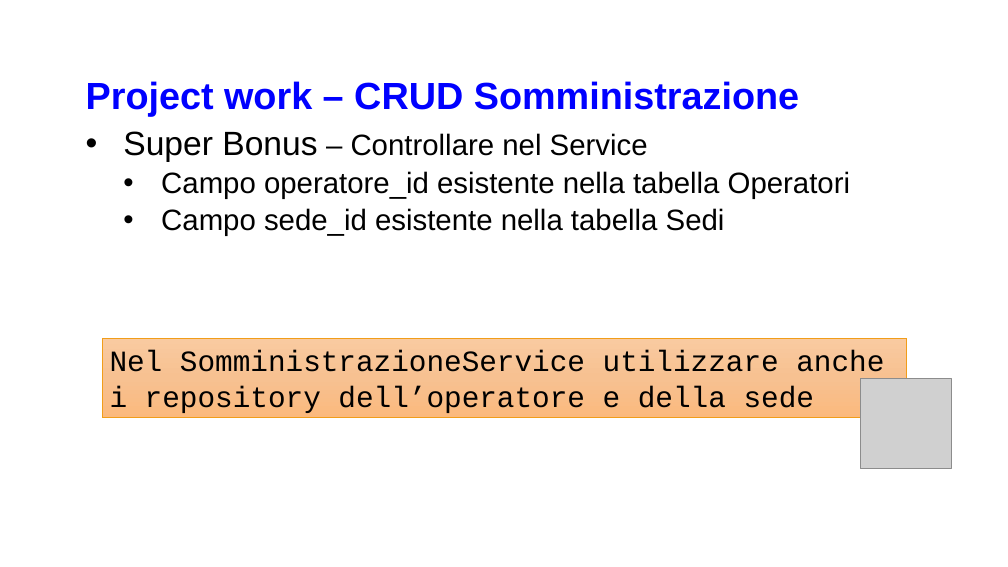
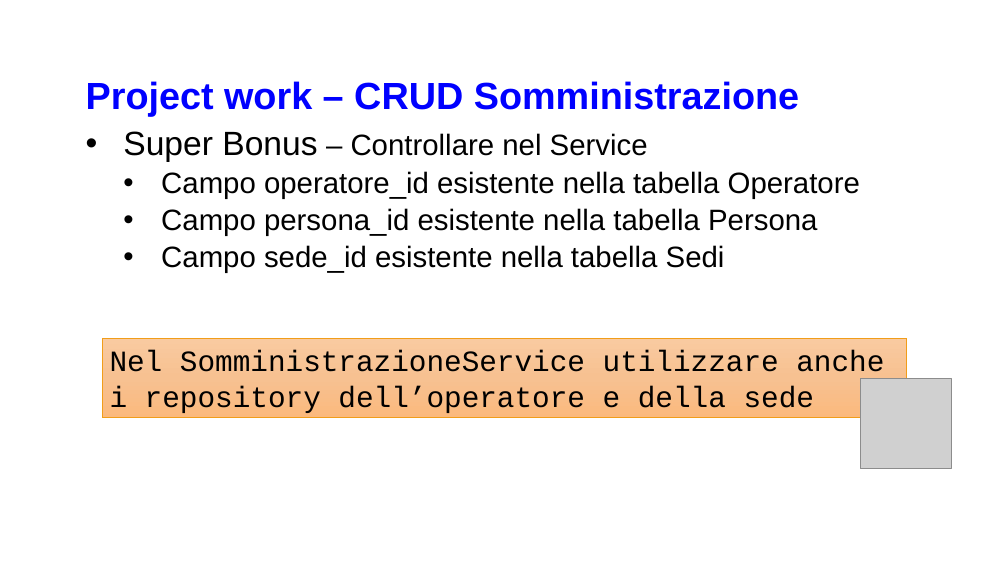
Before and after one commit to c-lillini/dotnet-backend, a slide deck: slide 23 of Backend Dot Net.pptx. Drawn at 1008x567 pixels with LibreOffice and Linux fonts; fonts in the diff are those of the drawing; grey boxes stand for pictures; background and template pictures are left out. Boxes give left, top, right and bottom in pixels: in the first picture for what was removed or moved away, otherwise in the second. Text is boxed around its words. In the diff, an @@ line names an element or a change of style, - is before the commit and + after.

Commit message:
Updated pptx.

```diff
--- a/Backend Dot Net.pptx
+++ b/Backend Dot Net.pptx
@@ text at bbox=[161, 171, 860, 236]: text changed @@
-  • Campo operatore_id esistente nella tabella Operatori
+  • Campo operatore_id esistente nella tabella Operatore
+  • Campo persona_id esistente nella tabella Persona
```
